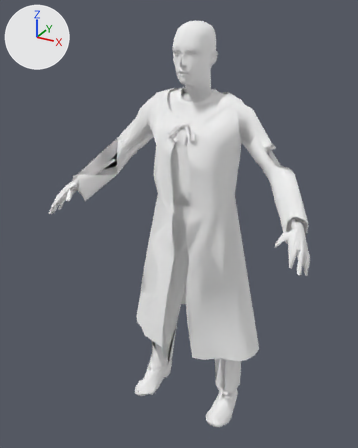
What one commit did to the glTF model public/models/crew/scientist.lod1.glb.
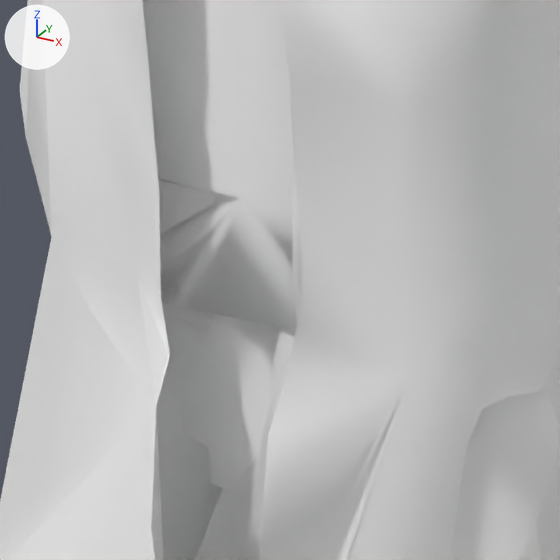
The first picture shows the older version from a 50 mm camera at (0.92, -1.859, 1.81) aimed at (-0.053, -0.089, 0.925). The close-ups show the older and then the newer version on the part from 42% to 63% of the width and 36% to 53% of the height of that picture. Only the edits that show in the close-ups are written down. The axes (+X, +Y, +Z) are drawn at upper left. The lights are the same throughout. Vertices at exactly the same position are counted once.

The first close-up shows 'cloth', 'skin_body'.
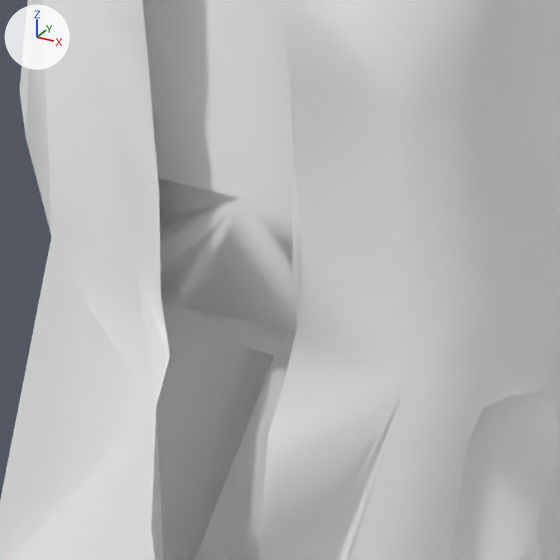
The change in detail:
me_skin_body is used by ob_skin_body; location (0.0, 0.0, 0.0).
me_skin_body had 1079 vertices, 1714 faces and spanned x -0.583..0.583, y -0.38..0.083, z 0.223..1.613.
me_skin_body now has 760 vertices, 1238 faces and spans x -0.583..0.583, y -0.38..0.085, z 0.782..1.613.
me_skin_body part 1: the loose piece of 47 vertices spanning x -0.078..0.097, y -0.129..-0.089, z 0.921..1.115 is deleted.
Other edits to the shape of me_skin_body do not show in these pictures.

What differs and where, as boxes (x1, y1, x2, y2) in the close-ups (560 x 560 px):
part 1 of me_skin_body, deleted
    before: (158, 180, 296, 492)
